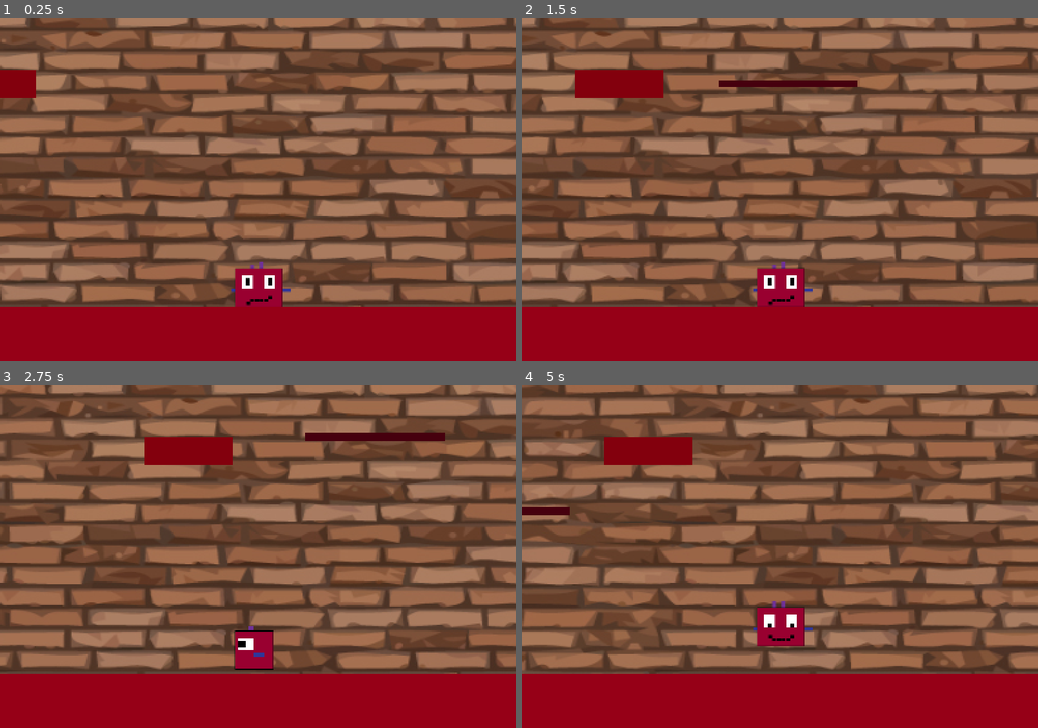
Above: before the commit, frames 1-4 (two rows, left to right).
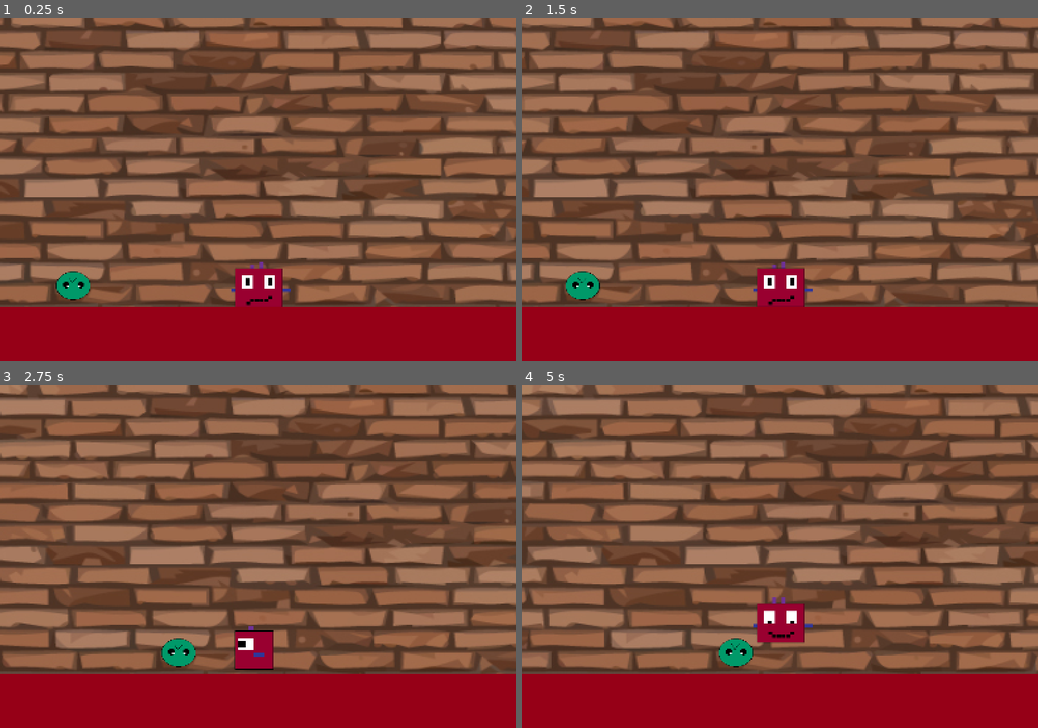
Above: after the commit, the same moments.

Repository: KimHana1/tarea-2-bichito-que-se-mueve
Game: Godot game, scene res://escenas/main.tscn
Two runs of this game, one before a commit and one after it. Both use one fixed random seed, a clock stepped at 60 frames per second and the inputs below. The project has no main scene, so this scene is started directly.
Inputs:
- Up to frame 1 (0.25 s): no input
- Up to frame 2 (1.5 s): hold W (arriba) from 0.53 s (still down); tap D (der) at 0.6, 1.35 s
- Up to frame 3 (2.75 s): release W (arriba) at 2.03 s; hold A (izq) from 2.03 s (still down); tap D (der) at 2.1 s
- Up to frame 4 (5 s): release A (izq) at 2.78 s; hold W (arriba) 2.78-4.28 s; tap D (der) at 2.85, 3.6, 4.35 s; hold A (izq) from 4.28 s (still down); tap W (arriba) at 4.52 s

The runs differ from the first frame. In frame 1, 33% of the frame differs, in the area x 0-100%, y 0-85%; in frame 2, 33%; in frame 3, 34%; in frame 4, 35%.

Commit message:
comparacion

Diff:
--- a/escenas/main.tscn
+++ b/escenas/main.tscn
@@ -17,7 +17,7 @@
 texture = ExtResource("1_dkga6")
 
 [node name="CharacterBody2D" parent="." instance=ExtResource("1_0xm2m")]
-position = Vector2(734, 625)
+position = Vector2(1267, 625)
 scale = Vector2(0.137948, 0.124577)
 
 [node name="StaticBody2D" parent="." instance=ExtResource("2_h2yge")]
@@ -69,4 +69,5 @@
 scale = Vector2(-2.33912, 0.731805)
 
 [node name="jaime" parent="." instance=ExtResource("6_a8p2b")]
-position = Vector2(1521, 52)
+position = Vector2(1075, 638)
+scale = Vector2(0.112173, 0.0834861)
--- a/escenas/node.gd
+++ b/escenas/node.gd
@@ -2,7 +2,7 @@
 
 @onready var player: CharacterBody2D = self.owner
 
-var gravity: float = ProjectSettings.get_setting("physics/2d/default_gravity")
+@export var gravity = 900
 
 enum STATE {
 	idle,
@@ -13,7 +13,6 @@
 }
 
 var current_state = STATE.idle
-
 
 func _physics_process(delta):
 
@@ -66,8 +65,8 @@
 				player.anim.play("wi")
 
 		STATE.saltando:
-			if player.anim.animation != "saltito":
-				player.anim.play("saltito")
+			if player.anim.animation != "jump":
+				player.anim.play("jump")
 
 		STATE.cayendo:
 			if player.anim.animation != "caida":
--- a/escenas/player.tscn
+++ b/escenas/player.tscn
@@ -104,7 +104,7 @@
 "texture": SubResource("AtlasTexture_t5tro")
 }],
 "loop": true,
-"name": &"saltito ",
+"name": &"jump",
 "speed": 5.0
 }, {
 "frames": [{
@@ -136,7 +136,7 @@
 "speed": 5.0
 }]
 
-[node name="Player" type="CharacterBody2D"]
+[node name="Player" type="CharacterBody2D" groups=["Player"]]
 position = Vector2(-2, 16)
 script = ExtResource("1_kkt6c")
 metadata/_edit_horizontal_guides_ = [-16.0, 26.0]
@@ -151,7 +151,7 @@
 position = Vector2(4, -4)
 scale = Vector2(0.996366, 0.871742)
 sprite_frames = SubResource("SpriteFrames_rbrud")
-animation = &"saltito "
+animation = &"jump"
 
 [node name="Camera2D" type="Camera2D" parent="."]
 zoom = Vector2(3, 3)
--- /dev/null
+++ b/jaime.gd
@@ -0,0 +1,40 @@
+extends CharacterBody2D
+
+@export var velocidad: float = 100
+@export var puntos_patrulla: Array[Vector2] = []
+@export var punto_actual: int = 0
+@export var detection_range: float = 300
+
+var jugador: Node2D = null
+
+@onready var state_machine = $stateMachine
+
+func _ready():
+	state_machine.setup(self)
+
+	var nodos = get_tree().get_nodes_in_group("player")
+	if nodos.size() > 0:
+		jugador = nodos[0]
+		print("jugador ", jugador.name)
+	else:
+		jugador = get_parent().find_child("player", true, false)
+		if jugador:
+			print(" encontrado ", jugador.name)
+		else:
+			print(" ERROR")
+
+func _physics_process(_delta):
+	if jugador != null:
+		var dist = global_position.distance_to(jugador.global_position)
+
+		if dist < detection_range:
+			if state_machine.estado_actual != "perseguir":
+				print("Cambiando a PERSEGUIR")
+				state_machine.cambiar_estado("perseguir")
+		else:
+			if state_machine.estado_actual == "perseguir":
+				print("volviendo a PATRULLAR")
+				state_machine.cambiar_estado("patrullar")
+
+	state_machine.update(_delta)
+	move_and_slide()
--- a/jaime.tscn
+++ b/jaime.tscn
@@ -1,41 +1,88 @@
-[gd_scene load_steps=6 format=3 uid="uid://8xtfkvf61a5c"]
+[gd_scene load_steps=12 format=3 uid="uid://8xtfkvf61a5c"]
 
-[ext_resource type="Texture2D" uid="uid://bwj1is0mv5di8" path="res://assets/idle/Diseño sin título.png" id="1_pgicq"]
+[ext_resource type="Script" uid="uid://os0v200plk1w" path="res://jaime.gd" id="1_xqunm"]
+[ext_resource type="Texture2D" uid="uid://c7j72bomckyt1" path="res://assets/idle/Diseño sin título (3).png" id="2_rt7nu"]
+[ext_resource type="Script" uid="uid://3s85m2kv767x" path="res://state_machine.gd" id="3_14mjr"]
 
-[sub_resource type="AtlasTexture" id="AtlasTexture_44xf8"]
-atlas = ExtResource("1_pgicq")
-region = Rect2(0, 100, 96, 100)
+[sub_resource type="CircleShape2D" id="CircleShape2D_xqunm"]
+radius = 184.133
 
-[sub_resource type="AtlasTexture" id="AtlasTexture_xqunm"]
-atlas = ExtResource("1_pgicq")
-region = Rect2(101, 100, 96, 100)
+[sub_resource type="AtlasTexture" id="AtlasTexture_svkgc"]
+atlas = ExtResource("2_rt7nu")
+region = Rect2(0, 0, 538, 476)
 
-[sub_resource type="SpriteFrames" id="SpriteFrames_rt7nu"]
+[sub_resource type="AtlasTexture" id="AtlasTexture_17rxx"]
+atlas = ExtResource("2_rt7nu")
+region = Rect2(538, 0, 538, 476)
+
+[sub_resource type="AtlasTexture" id="AtlasTexture_kwxf6"]
+atlas = ExtResource("2_rt7nu")
+region = Rect2(538, 476, 538, 476)
+
+[sub_resource type="AtlasTexture" id="AtlasTexture_5ao46"]
+atlas = ExtResource("2_rt7nu")
+region = Rect2(0, 476, 538, 476)
+
+[sub_resource type="SpriteFrames" id="SpriteFrames_4v8dq"]
 animations = [{
 "frames": [{
 "duration": 1.0,
-"texture": SubResource("AtlasTexture_44xf8")
+"texture": SubResource("AtlasTexture_svkgc")
+}],
+"loop": true,
+"name": &"d",
+"speed": 5.0
+}, {
+"frames": [{
+"duration": 1.0,
+"texture": SubResource("AtlasTexture_17rxx")
+}],
+"loop": true,
+"name": &"i",
+"speed": 5.0
+}, {
+"frames": [{
+"duration": 1.0,
+"texture": SubResource("AtlasTexture_kwxf6")
 }, {
 "duration": 1.0,
-"texture": SubResource("AtlasTexture_xqunm")
+"texture": SubResource("AtlasTexture_5ao46")
 }],
 "loop": true,
-"name": &"prince",
+"name": &"idleenemy",
 "speed": 5.0
 }]
 
-[sub_resource type="RectangleShape2D" id="RectangleShape2D_pgicq"]
-size = Vector2(56, 53)
+[sub_resource type="CapsuleShape2D" id="CapsuleShape2D_rt7nu"]
+radius = 164.0
+height = 378.0
 
-[node name="jaime" type="AnimatedSprite2D"]
+[sub_resource type="CircleShape2D" id="CircleShape2D_14mjr"]
+radius = 170.012
+
+[node name="jaime" type="CharacterBody2D"]
 position = Vector2(27, 23)
-sprite_frames = SubResource("SpriteFrames_rt7nu")
-animation = &"prince"
-frame_progress = 0.748843
-metadata/_edit_group_ = true
+script = ExtResource("1_xqunm")
 
-[node name="StaticBody2D" type="StaticBody2D" parent="."]
+[node name="CollisionShape2D" type="CollisionShape2D" parent="."]
+position = Vector2(-18, 49)
+shape = SubResource("CircleShape2D_xqunm")
 
-[node name="CollisionShape2D" type="CollisionShape2D" parent="StaticBody2D"]
-position = Vector2(-8, 1)
-shape = SubResource("RectangleShape2D_pgicq")
+[node name="AnimatedSprite2D" type="AnimatedSprite2D" parent="."]
+sprite_frames = SubResource("SpriteFrames_4v8dq")
+animation = &"idleenemy"
+
+[node name="deteccion" type="Area2D" parent="."]
+
+[node name="CollisionShape2D" type="CollisionShape2D" parent="deteccion"]
+position = Vector2(-27, 48)
+shape = SubResource("CapsuleShape2D_rt7nu")
+
+[node name="Daño" type="Area2D" parent="."]
+
+[node name="CollisionShape2D" type="CollisionShape2D" parent="Daño"]
+position = Vector2(-29, 47)
+shape = SubResource("CircleShape2D_14mjr")
+
+[node name="stateMachine" type="Node" parent="."]
+script = ExtResource("3_14mjr")
--- a/scripts/character_body_2d.gd
+++ b/scripts/character_body_2d.gd
@@ -1,7 +1,15 @@
 extends CharacterBody2D
+class_name Player
 
-@export var velocidad = 180
-@export var salto = -300
-@export var friccion = 100
+@export var velocidad = 100
+@export var salto = -250
+@export var friccion = 200
+
 
 @onready var anim = $AnimatedSprite2D
+
+func recibir_danio():
+	print("Me hicieron daño")
+
+func _physics_process(delta):
+	move_and_slide()
--- /dev/null
+++ b/state_machine.gd
@@ -0,0 +1,50 @@
+extends Node
+
+var enemy: CharacterBody2D = null
+var estado_actual: String = "patrullar"
+
+func setup(_enemy):
+	enemy = _enemy
+
+func update(_delta):
+	if enemy == null: return
+
+	match estado_actual:
+		"patrullar":
+			_logica_patrullar()
+		"perseguir":
+			_logica_perseguir()
+
+	_actualizar_animacion()
+
+func cambiar_estado(nuevo_estado: String):
+	if estado_actual == nuevo_estado: return
+	estado_actual = nuevo_estado
+
+func _logica_patrullar():
+	if enemy.puntos_patrulla.is_empty():
+		enemy.velocity.x = 0
+		return
+
+	var objetivo = enemy.puntos_patrulla[enemy.punto_actual]
+	var direccion = (objetivo - enemy.global_position).normalized()
+	enemy.velocity.x = direccion.x * enemy.velocidad
+
+	if enemy.global_position.distance_to(objetivo) < 20:
+		enemy.punto_actual = (enemy.punto_actual + 1) % enemy.puntos_patrulla.size()
+
+func _logica_perseguir():
+	if enemy.jugador == null:
+		enemy.jugador = get_tree().get_first_node_in_group("player")
+		return
+
+	var direccion = (enemy.jugador.global_position - enemy.global_position).normalized()
+
+	enemy.velocity.x = direccion.x * (enemy.velocidad * 1.3)
+
+func _actualizar_animacion():
+	var anim = enemy.get_node("AnimatedSprite2D")
+	if abs(enemy.velocity.x) < 5:
+		anim.play("idleenemy")
+	else:
+		anim.play("d" if enemy.velocity.x > 0 else "i")
Not shown, added: jaime.gd.uid
Not shown, added: state_machine.gd.uid
